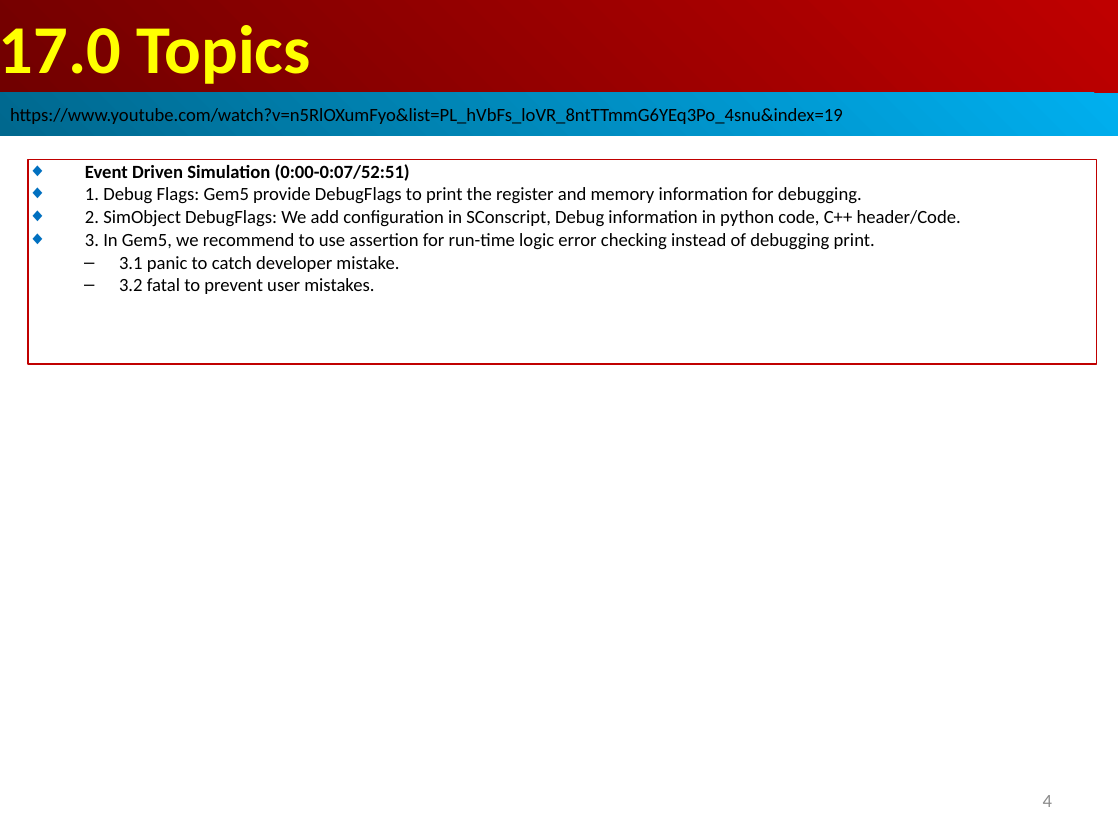
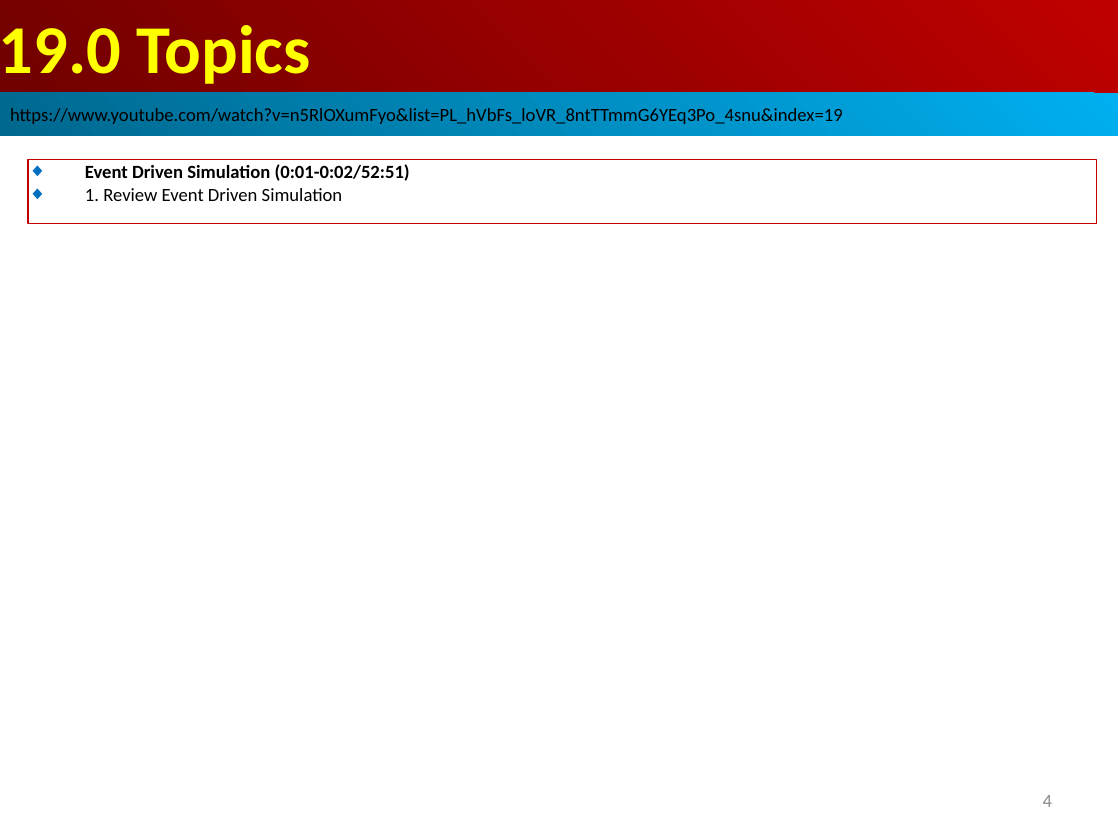
Before and after one commit to peterhchen/AIU_CS850_Gem5_McPAT, a slide deck: slide 4 of 050_Gem5/019.EventDrSim/000_Video/019.EventDrSim.ppt. Drawn at 1120x840 pixels with LibreOffice and Linux fonts; fonts in the diff are those of the drawing. Boxes give left, top, right and bottom in pixels: in the first picture for what was removed or moved away, otherwise in the second. Text is boxed around its words. In the diff, an @@ line names an element or a change of style, - is before the commit and + after.

```diff
--- a/050_Gem5/019.EventDrSim/000_Video/019.EventDrSim.ppt
+++ b/050_Gem5/019.EventDrSim/000_Video/019.EventDrSim.ppt
@@ text in rectangle at box(0, 25, 311, 84): text changed @@
-17.0 Topics
+19.0 Topics
@@ rectangle removed at box(28, 159, 1096, 364) @@
-◆ Event Driven Simulation (0:00-0:07/52:51)
-◆ 1. Debug Flags: Gem5 provide DebugFlags to print the register and memory information for debugging.
-◆ 2. SimObject DebugFlags: We add configuration in SConscript, Debug information in python code, C++ header/Code.
-◆ 3. In Gem5, we recommend to use assertion for run-time logic error checking instead of debugging print.
-  – 3.1 panic to catch developer mistake.
-  – 3.2 fatal to prevent user mistakes.
@@ rectangle added at box(28, 159, 1096, 224), outline #C00000 0.74 pt, 12 pt, text #000000, bold @@
+◆ Event Driven Simulation (0:01-0:02/52:51)
+◆ 1. Review Event Driven Simulation
```
Also in this commit, not shown: 3 other slides changed, 2 slides added.
